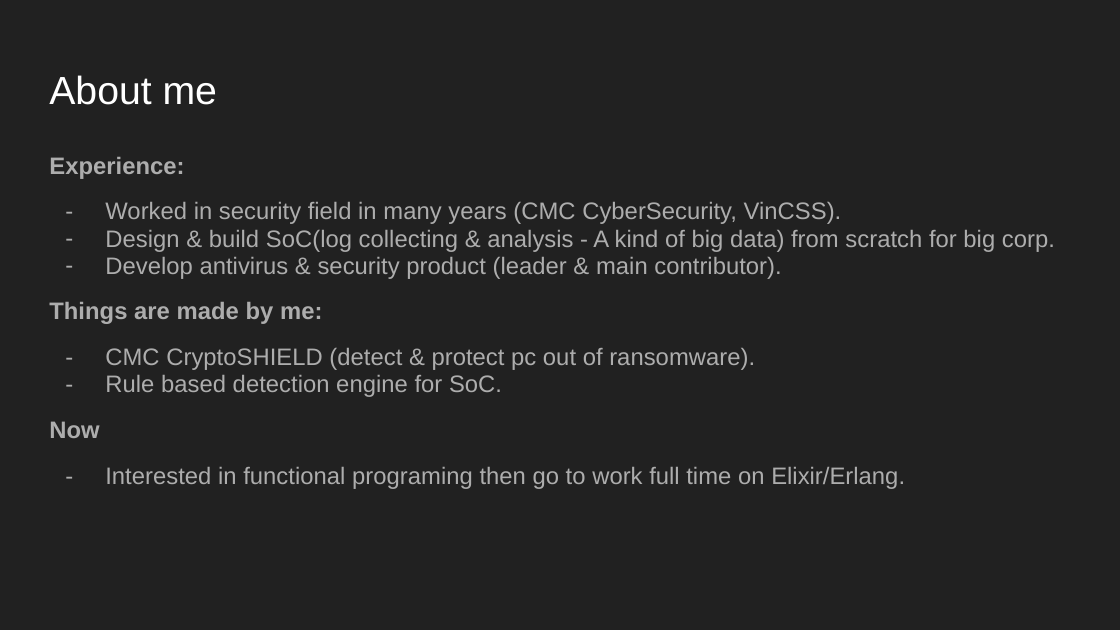
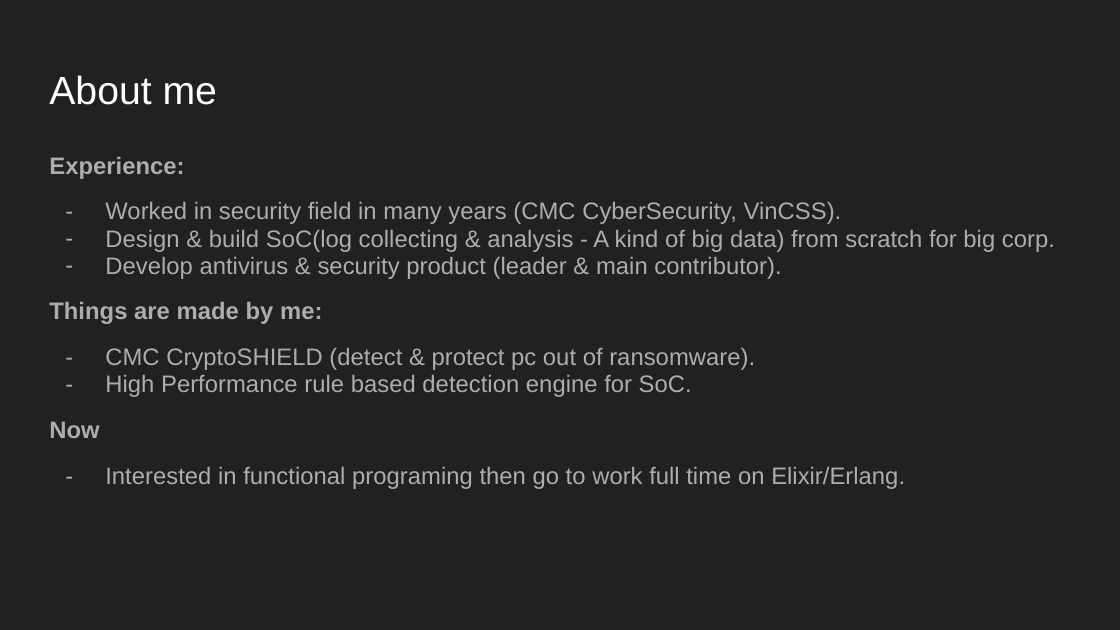
Before and after one commit to ohhi-vn/sharing_intro_nx, a slide deck: slide 4 of Slide/Introducing Nx lib.pptx. Drawn at 1120x630 pixels with LibreOffice and Linux fonts; fonts in the diff are those of the drawing. Boxes give left, top, right and bottom in pixels: in the first picture for what was removed or moved away, otherwise in the second. Text is boxed around its words. In the diff, an @@ line names an element or a change of style, - is before the commit and + after.

```diff
--- a/Slide/Introducing Nx lib.pptx
+++ b/Slide/Introducing Nx lib.pptx
@@ text at box(105, 375, 692, 397): text changed @@
-– Rule based detection engine for SoC.
+– High Performance rule based detection engine for SoC.
```
Also in this commit, not shown: 12 other slides changed, 2 other files.
